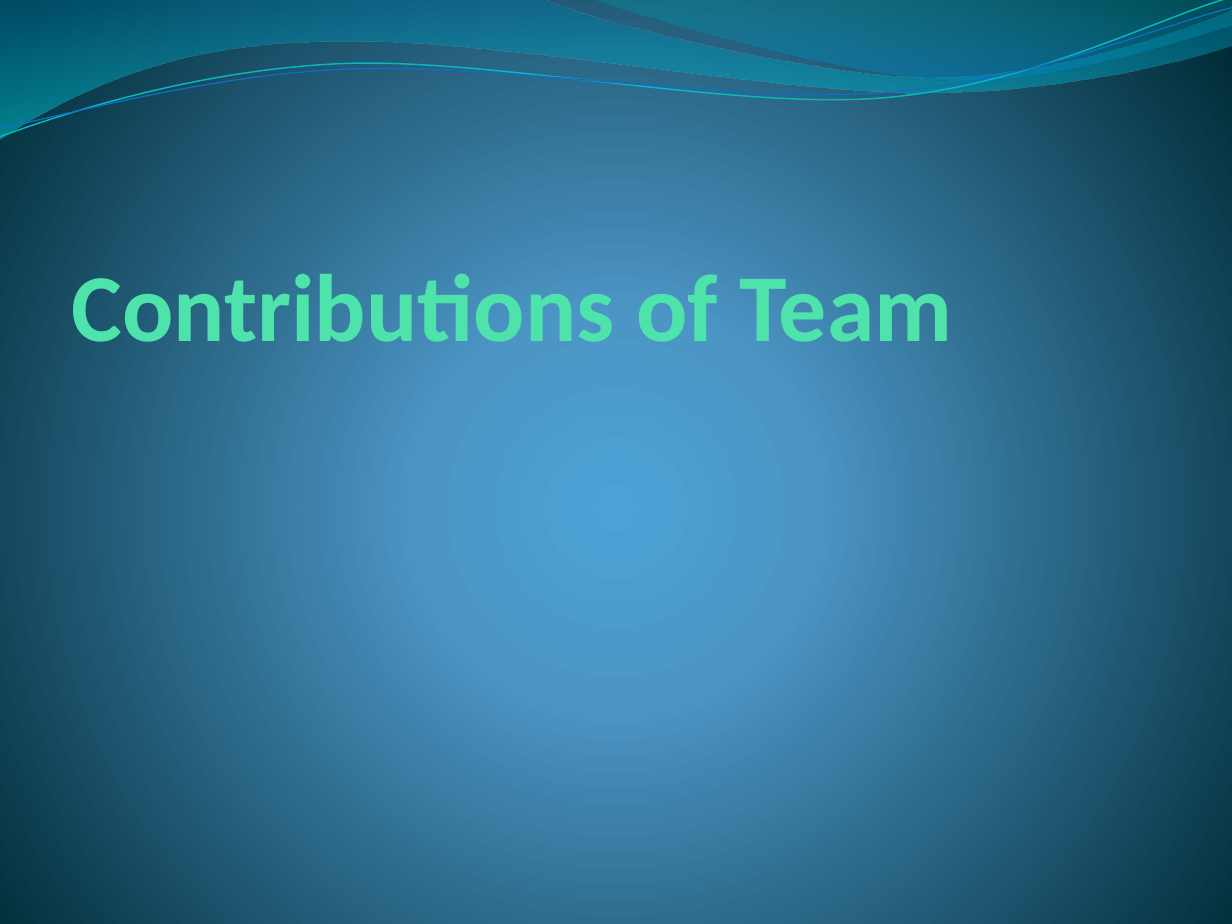
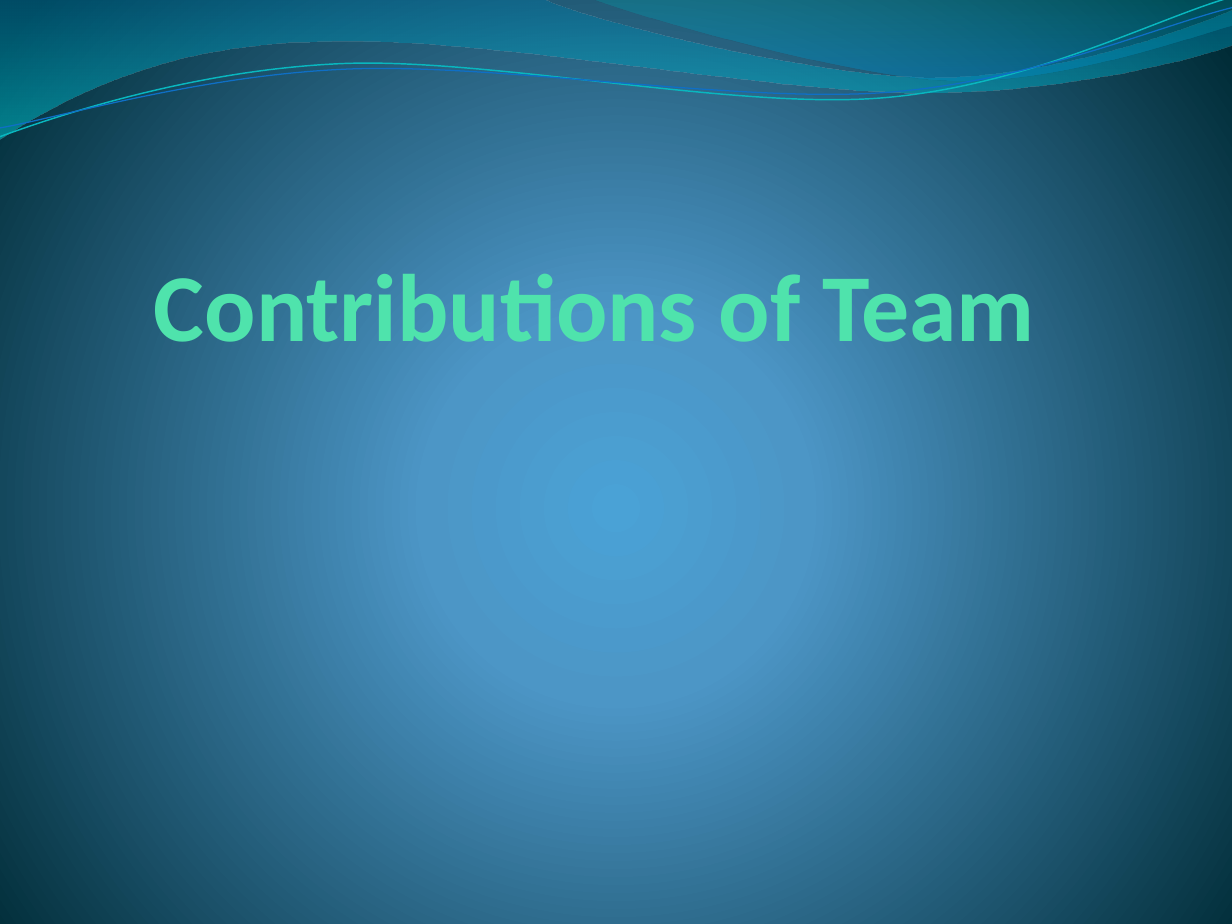
Before and after one commit to josiah1888/game-dev, a slide deck: slide 11 of class-documents/JumpDeath.pptx (slide 7 before the commit). Drawn at 1232x924 pixels with LibreOffice and Linux fonts; fonts in the diff are those of the drawing. Boxes give left, top, right and bottom in pixels: in the first picture for what was removed or moved away, otherwise in the second. Text is boxed around its words. In the diff, an @@ line names an element or a change of style, - is before the commit and + after.

```diff
--- a/class-documents/JumpDeath.pptx
+++ b/class-documents/JumpDeath.pptx
@@ title "Contributions of Team" at [154, 262, 1035, 365]: alignment left to centre @@
```
Also in this commit, not shown: 2 other slides changed, 4 slides added, 2 other files.
